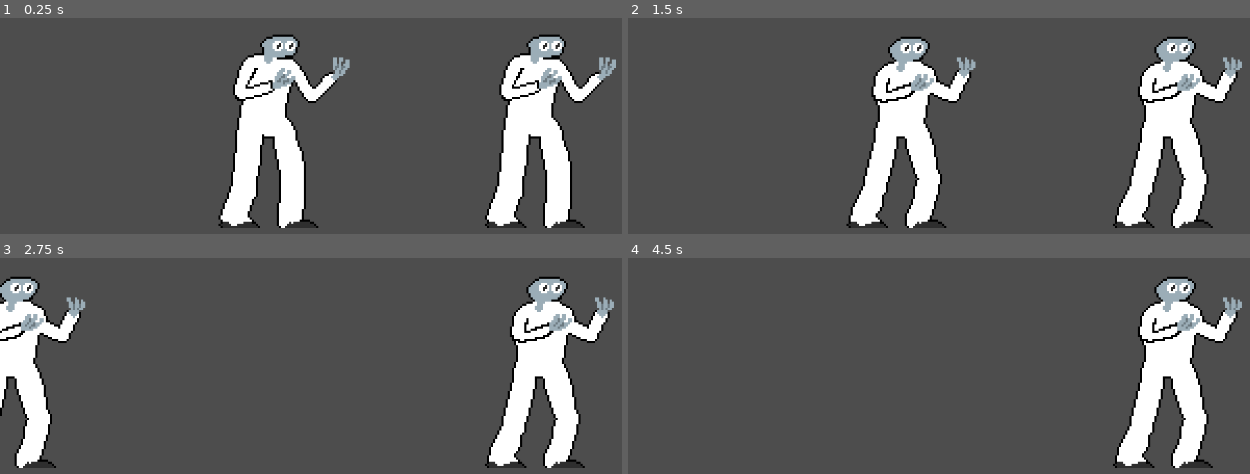
Above: before the commit, frames 1-4 (two rows, left to right).
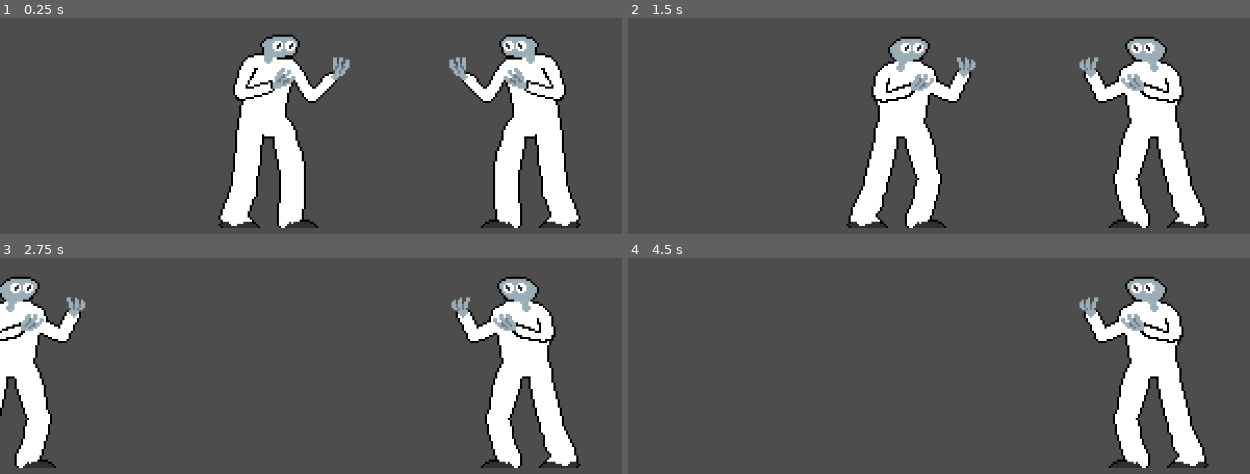
Above: after the commit, the same moments.

Repository: edenmann/class-game-1
Game: Godot game, scene res://Scenes/main.tscn
The game is run twice, just before and just after one commit, with the same random seed, the same clock (stepped at 60 frames per second) and the same inputs.
Inputs:
- Up to frame 1 (0.25 s): no input
- Up to frame 2 (1.5 s): tap Enter at 1.25 s
- Up to frame 3 (2.75 s): hold A (p1_move_left) from 2.03 s (still down)
- Up to frame 4 (4.5 s): release A (p1_move_left) at 2.78 s; tap Space at 4.25 s; hold A (p1_move_left) from 4.28 s (still down)

The runs differ from the first frame. In frame 1, 5.7% of the frame differs, in the area x 72-100%, y 7-98%; in frame 2, 8.9%, in the area x 72-99%, y 8-98%; in frame 3, 8.9%; in frame 4, 8.9%.
Error before the commit: Cannot call method 'set_flip_h' on a null value. (res://Scripts/player.gd:26)

Commit message:
players face correct sides when game starts

Diff:
--- a/Scenes/player.tscn
+++ b/Scenes/player.tscn
@@ -50,3 +50,5 @@
 sprite_frames = SubResource("SpriteFrames_x5fde")
 animation = &"neutral"
 autoplay = "neutral"
+
+[connection signal="ready" from="AnimatedSprite2D" to="." method="_on_animated_sprite_2d_ready"]
--- a/Scripts/player.gd
+++ b/Scripts/player.gd
@@ -1,7 +1,7 @@
 extends CharacterBody2D
 
 #@onready var camera: camera2D = get_node("")
-@onready var char_animation: AnimatedSprite2D = self.get_node("AnimatedSprite2D")
+
 
 # character movement is smoother when a multiple of 60.
 const SPEED_MULTIPLIER = 3
@@ -15,28 +15,29 @@
 #direction that the characters are facing, "right", or "left"
 var facing = ""
 
+
 #when a new player node is initialized, the player
 func _init():
-
 	if player == 1:
 		facing = "right"
-
 	else:
 		facing = "left"
-		char_animation.set_flip_h(false)
-
-
-	#face_direction()
 
 	print(facing)
 	player += 1
 	print(player)
 
-func face_direction():
+func _on_animated_sprite_2d_ready() -> void:
 	if facing == "right":
-		char_animation.flip_h = false
+		$AnimatedSprite2D.flip_h = false
 	else:
-		char_animation.flip_h = true
+		$AnimatedSprite2D.flip_h = true
+
+#func face_direction():
+#	if facing == "right":
+#		char_animation.flip_h = false
+#	else:
+#		char_animation.flip_h = true
 
 #takes in general action then changes to player specific action (ie: "move_left" -> "p1_move_left")
 func player_action(action):
